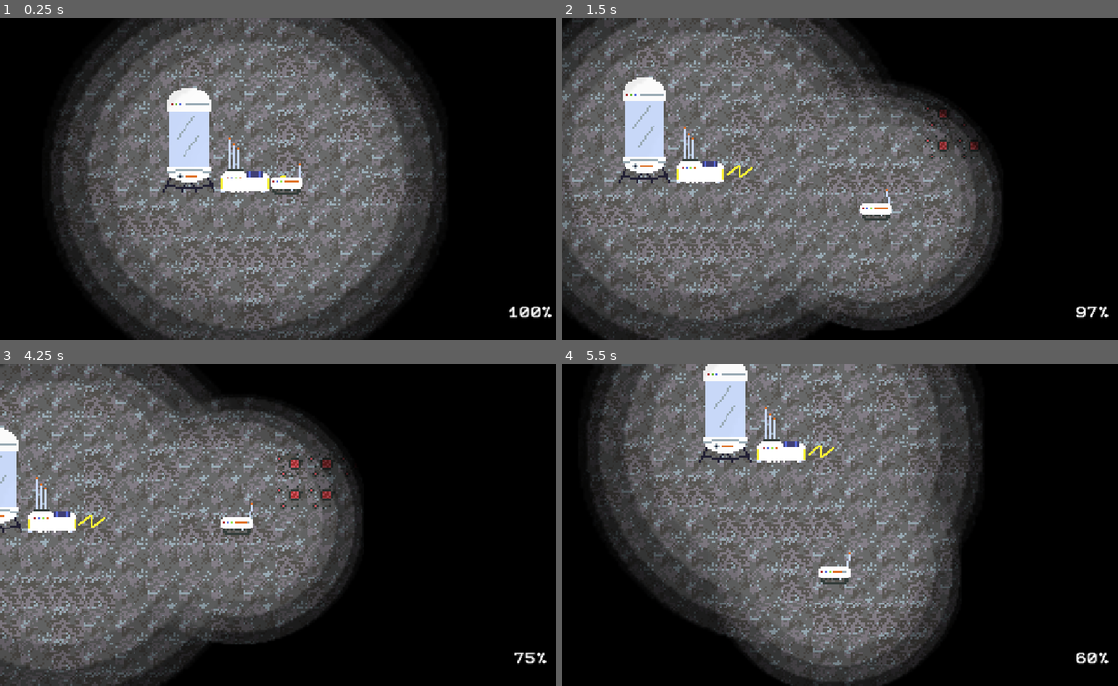
Above: before the commit, frames 1-4 (two rows, left to right).
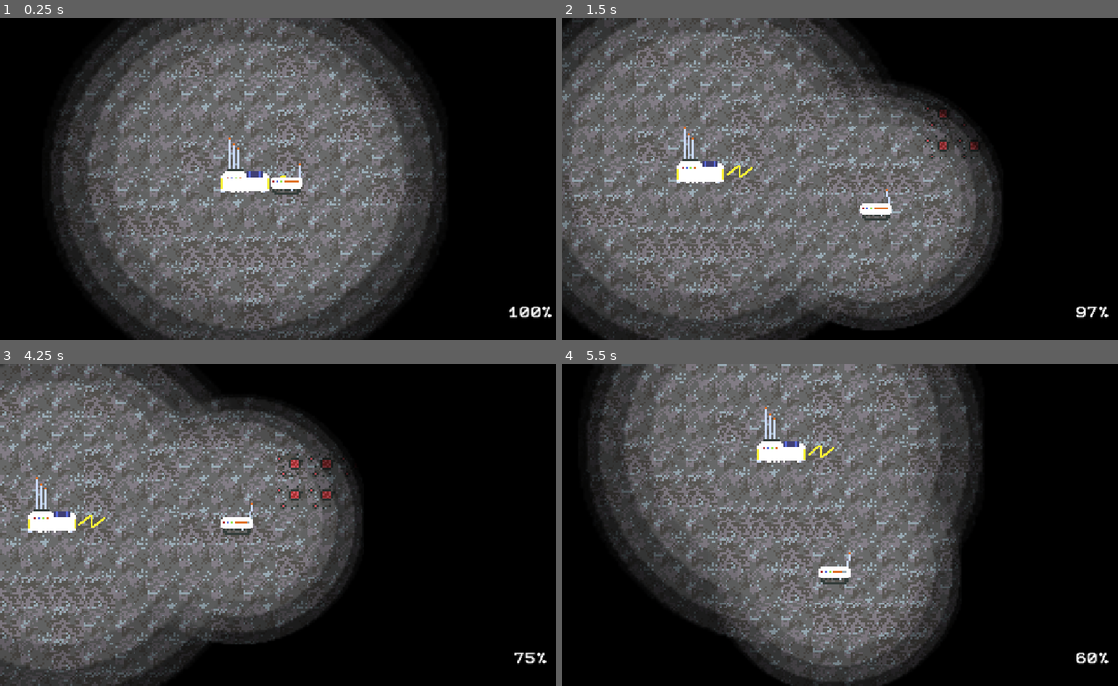
Above: after the commit, the same moments.

Repository: DanielDe8/Moonrunner
Game: Godot game, scene res://Scenes/Main.tscn
Two runs of this game, one before a commit and one after it. Both use one fixed random seed, a clock stepped at 60 frames per second and the inputs below.
Inputs (mouse positions are in pixels of both pictures, inside the frame that each line leads up to):
- Up to frame 1 (0.25 s): no input
- Up to frame 2 (1.5 s): tap Enter at 0.5 s; move the mouse to (973, 162) at 0.52 s; hold Right (right) 0.53-1.28 s; hold M (mine) 0.53-1.28 s; click (973, 162) at 0.67 s; move the mouse to (734, 195) at 1.27 s; hold Down (down) from 1.28 s (still down); tap M (mine) at 1.35 s
- Up to frame 3 (4.25 s): move the mouse to (344, 454) at 2.02 s; release Down (down) at 2.03 s; hold Right (right) 2.03-2.78 s; hold R (warp) 2.03-2.78 s; tap M (mine) at 2.3, 2.85 s; move the mouse to (255, 589) at 2.77 s; hold Up (up) 2.78-3.53 s; click (255, 589) at 2.92 s; move the mouse to (455, 573) at 3.52 s; hold Left (left) from 3.53 s (still down); hold M (mine) from 3.53 s (still down)
- Up to frame 4 (5.5 s): move the mouse to (678, 476) at 4.27 s; release M (mine) at 4.28 s; tap R (warp) at 4.35 s; tap M (mine) at 4.55 s; move the mouse to (878, 525) at 5.02 s; release Left (left) at 5.03 s; hold Down (down) from 5.03 s (still down); hold M (mine) from 5.03 s (still down); click (878, 525) at 5.17 s

The runs differ from the first frame. In frame 1, 2.2% of the frame differs, in the area x 29-39%, y 21-55%; in frame 2, 2.1%; in frame 3, 0.9%; in frame 4, 2.1%.

Commit message:
add red ore count to player

Diff:
--- a/Objects/silo.tscn
+++ b/Objects/silo.tscn
@@ -133,6 +133,7 @@
 }]
 
 [node name="Silo" type="Node2D" unique_id=516017579]
+script = ExtResource("1_sdkc4")
 
 [node name="StaticBody2D" type="StaticBody2D" parent="." unique_id=959837505]
 
--- a/Scenes/Main.tscn
+++ b/Scenes/Main.tscn
@@ -4,9 +4,8 @@
 [ext_resource type="PackedScene" uid="uid://bmktn6edi67ph" path="res://Objects/collecteble_template.tscn" id="2_kln2b"]
 [ext_resource type="Texture2D" uid="uid://dl3p017cdg0ce" path="res://Assets/planet_surface_merged.png" id="3_merged"]
 [ext_resource type="PackedScene" uid="uid://dcx1qkahlrj3e" path="res://Objects/planet_surface.tscn" id="5_pbw6q"]
-[ext_resource type="PackedScene" uid="uid://dbd8nvvikbvr0" path="res://Objects/Main.tscn" id="6_4kpch"]
+[ext_resource type="PackedScene" uid="uid://dbd8nvvikbvr0" path="res://Objects/silo.tscn" id="6_4kpch"]
 [ext_resource type="PackedScene" uid="uid://camp1234fire" path="res://Objects/base_camp.tscn" id="6_camp"]
-[ext_resource type="Script" uid="uid://b5os5pi4a6d1k" path="res://silo_manager.gd" id="7_grg3l"]
 [ext_resource type="Script" uid="uid://nw1tyfuhfnfj" path="res://Scripts/main.gd" id="7_main"]
 [ext_resource type="FontFile" uid="uid://chnv5lwc2bn3q" path="res://Assets/Pixel12x10Mono-v1.1.0.ttf" id="8_50glp"]
 [ext_resource type="Script" uid="uid://sm4l6hgcubdm" path="res://Scripts/dot_control.gd" id="8_vy5pj"]
@@ -50,7 +49,6 @@
 
 [node name="Silo" parent="." unique_id=516017579 instance=ExtResource("6_4kpch")]
 position = Vector2(-28, -17)
-script = ExtResource("7_grg3l")
 
 [node name="Camp" parent="." unique_id=884422119 instance=ExtResource("6_camp")]
 
@@ -94,7 +92,7 @@
 grow_horizontal = 2
 grow_vertical = 2
 
-[node name="Label" type="Label" parent="CanvasLayer/HUD" unique_id=1176293231]
+[node name="BatteryLabel" type="Label" parent="CanvasLayer/HUD" unique_id=1176293231]
 layout_mode = 1
 anchors_preset = -1
 anchor_right = 1.0
--- a/Scripts/collectable.gd
+++ b/Scripts/collectable.gd
@@ -1,20 +1,19 @@
 class_name Collectable
 extends Area2D
-## Base script for mineable ores and collectables that disappear after a mining delay.
 
-## Spawn weighting and cluster settings (used if placed by a spawner).
 @export_range(0.0, 1.0, 0.001) var spawn_chance: float = 0.008
 @export var min_cluster_size: int = 3
 @export var max_cluster_size: int = 5
 @export var min_distance: int = 5
 @export var max_distance: int = -1
-## Seconds of mining required before this ore is collected.
 @export var hp: float = 1.0
 
+@onready var player: CharacterBody2D = $"../../player"
 
-## Reduces hp while mined and frees the collectable once depleted.
+
 func mine(delta: float) -> void:
 	hp -= delta
 
 	if hp <= 0.0:
+		player.red_ore_count += 1
 		queue_free()
--- a/Scripts/player.gd
+++ b/Scripts/player.gd
@@ -29,8 +29,11 @@
 
 @onready var camera: Camera2D = $Camera2D
 @onready var charging_area: Area2D = $"../Camp/ChargingArea"
+var hud_string = "../CanvasLayer"
 
 var last_pos_array: Array[Vector2] = []
+
+var red_ore_cound = 0
 
 func _ready() -> void:
 	if camera != null:
@@ -120,7 +123,8 @@
 	# Update the on-rover battery sprite and HUD percentage label.
 	var battery_percentage = (battery_life / max_battery_life)
 	$BatteryAnimation.frame = battery_percentage * ($BatteryAnimation.sprite_frames.get_frame_count($BatteryAnimation.animation) - 1)
-	$"../CanvasLayer/HUD/Label".text = str(battery_percentage * 100).pad_decimals(0) + "%"
+
+	get_node("%s/HUD/BatteryLabel" % hud_string).text = str(battery_percentage * 100).pad_decimals(0) + "%"
 
 	# Respawn back at the charging area with a full battery when depleted.
 	if battery_percentage <= 0.0:
@@ -138,6 +142,10 @@
 				collectable.mine(delta)
 
 
+func update_hud() -> void:
+	pass
+
+
 func _physics_process(delta: float) -> void:
 	# Smooth camera zoom
 	if camera != null:
@@ -153,5 +161,6 @@
 	update_animations(delta)
 	check_battery(delta)
 	check_mining(delta)
+	update_hud()
 
 	move_and_slide()
Not shown: 1 places in Objects/ore.tscn that only renumber resources
